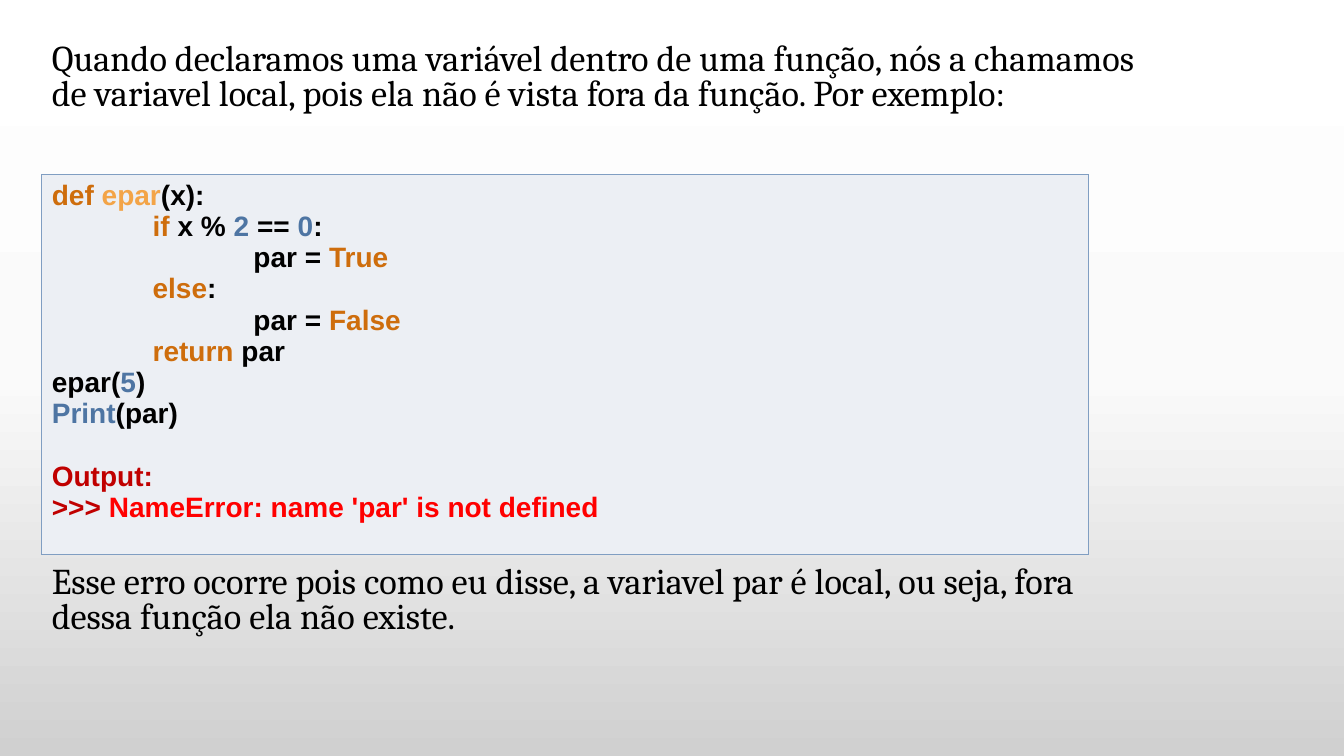
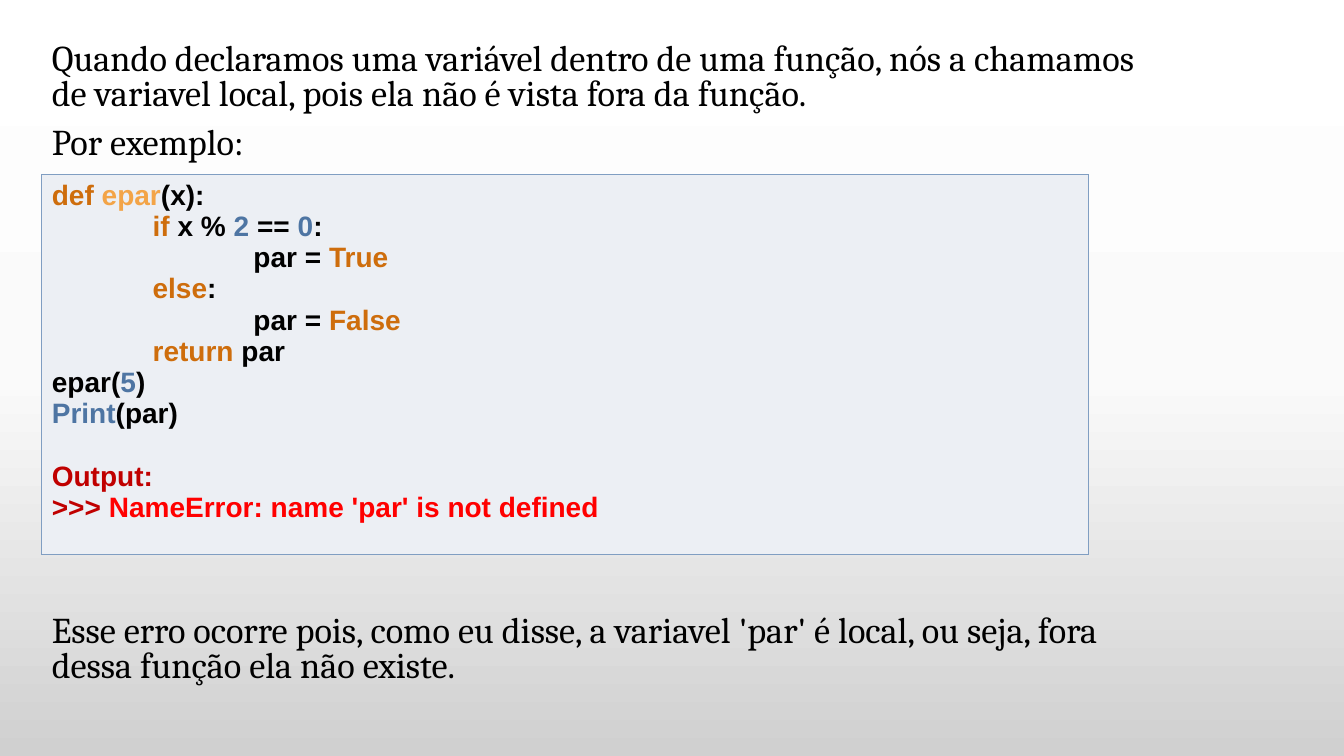
Before and after one commit to daniellygj/Fatec, a slide deck: slide 10 of 1º semestre/Revisões by danny/2º bimestre/Revisão Algoritmos.pptx. Drawn at 1344x756 pixels with LibreOffice and Linux fonts; fonts in the diff are those of the drawing; background and template pictures are left out. Boxes give left, top, right and bottom in pixels: in the first picture for what was removed or moved away, otherwise in the second. Text is boxed around its words. In the diff, an @@ line names an element or a change of style, - is before the commit and + after.

```diff
--- a/1º semestre/Revisões by danny/2º bimestre/Revisão Algoritmos.pptx
+++ b/1º semestre/Revisões by danny/2º bimestre/Revisão Algoritmos.pptx
@@ text at (x1=52, y1=45, x2=1134, y2=686): text changed @@
-Quando declaramos uma variável dentro de uma função, nós a chamamos de variavel local, pois ela não é vista fora da função. Por exemplo:
-Esse erro ocorre pois como eu disse, a variavel par é local, ou seja, fora dessa função ela não existe.
+Quando declaramos uma variável dentro de uma função, nós a chamamos de variavel local, pois ela não é vista fora da função.
+Por exemplo:
+Esse erro ocorre pois, como eu disse, a variavel 'par' é local, ou seja, fora dessa função ela não existe.
```
Also in this commit, not shown: 13 other slides changed, 1 slide added.
